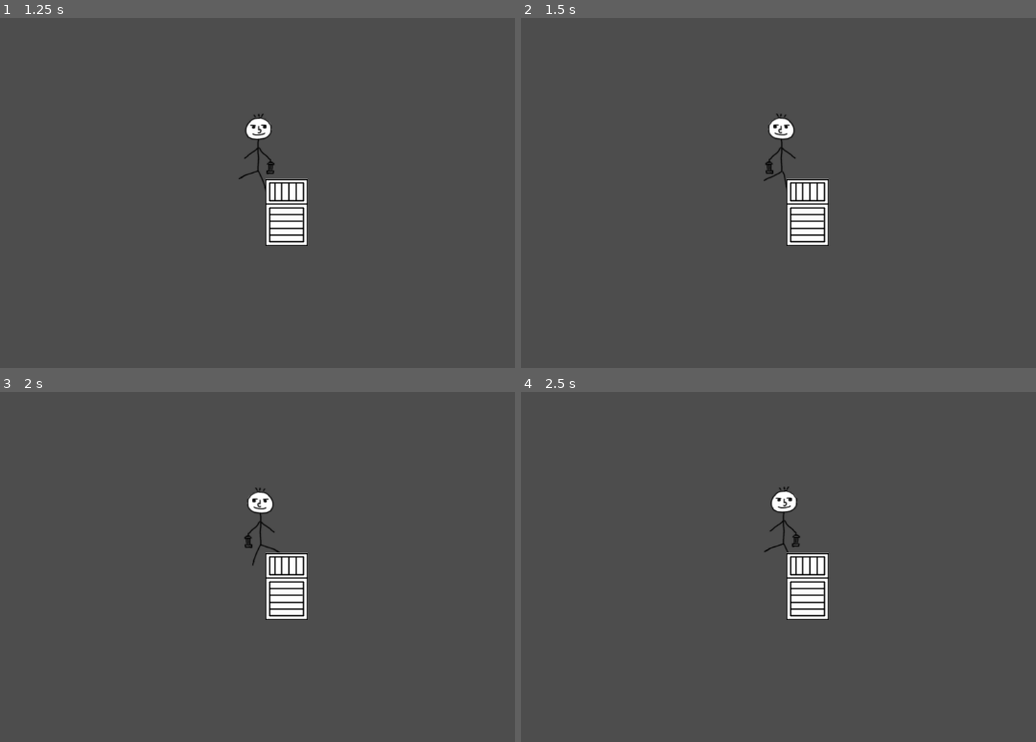
Above: before the commit, frames 1-4 (two rows, left to right).
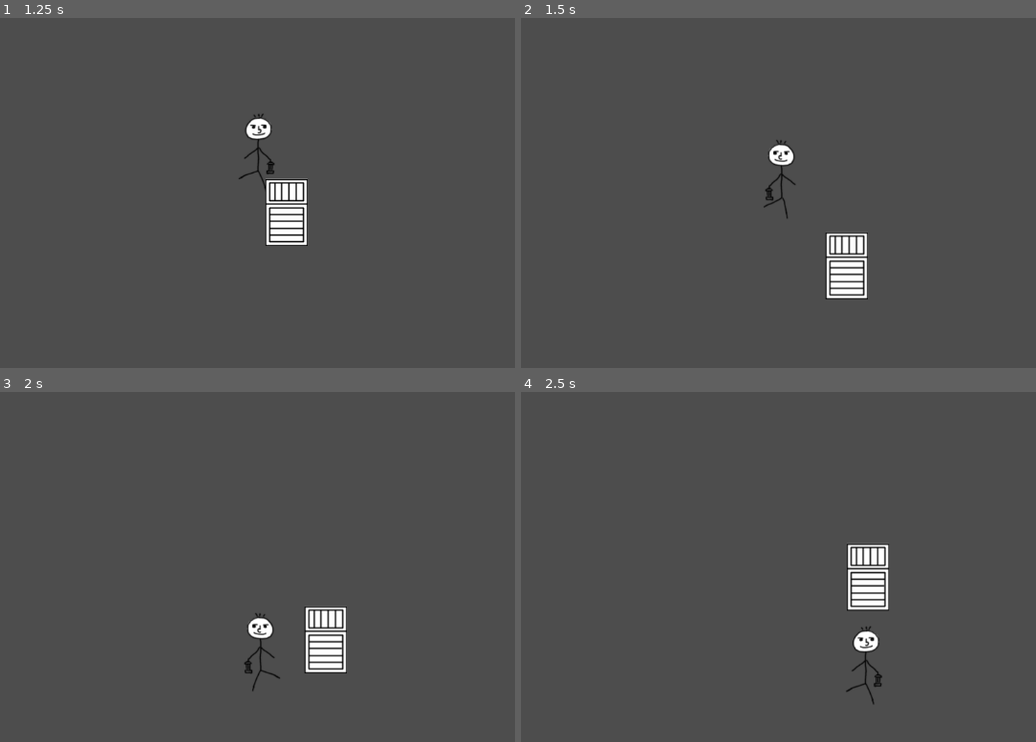
Above: after the commit, the same moments.

Repository: tvardero/pirate-gamejam-15
Game: Godot game, scene res://scenes/world/SampleLevel.tscn
The game is run twice, just before and just after one commit, with the same random seed, the same clock (stepped at 60 frames per second) and the same inputs.
Inputs (mouse positions are in pixels of both pictures, inside the frame that each line leads up to):
- Up to frame 1 (1.25 s): move the mouse to (458, 210) at 0.52 s; hold D (move_right) from 0.53 s (still down); tap E (interaction) at 0.6 s; click (458, 210) at 0.67 s
- Up to frame 2 (1.5 s): move the mouse to (660, 252) at 1.27 s; release D (move_right) at 1.28 s; hold S (move_down) from 1.28 s (still down); tap E (interaction) at 1.35 s
- Up to frame 3 (2 s): keep holding S (move_down)
- Up to frame 4 (2.5 s): move the mouse to (891, 511) at 2.02 s; release S (move_down) at 2.03 s; hold D (move_right) from 2.03 s (still down); tap Tab (lantern) at 2.1 s; tap E (interaction) at 2.3 s

Frame 1 is identical in both runs. In frame 2, 3.3% of the frame differs, in the area x 47-68%, y 27-81%; in frame 3, 3.4%; in frame 4, 3.5%, in the area x 47-72%, y 26-90%.

Commit message:
Add player interaction with objects

Diff:
--- a/scenes/characters/player/Player.gd
+++ b/scenes/characters/player/Player.gd
@@ -5,8 +5,8 @@
 var is_sprinting: bool = false;
 
 @export var walk_speed: float = 5;
-
 @export var sprint_speed: float = 12;
+@onready var _interaction_area: Area2D = $"InteractionArea";
 
 var _sprint_to_walk_ratio:
 	get: return sprint_speed / walk_speed;
@@ -20,9 +20,22 @@
 	move_and_collide(velocity);
 	_set_animations();
 
-func try_interact() -> bool:
-	print("todo: interaction")
-	return false;
+func try_interact() -> Node2D:
+	var _sort_interactables_by_dist = func(a: Interactable, b: Interactable) -> bool:
+		var lensq_a = (a.position - position).length_squared();
+		var lensq_b = (b.position - position).length_squared();
+		return lensq_a <= lensq_b;
+
+	var areas = _interaction_area.get_overlapping_areas();
+	if len(areas) == 0:
+		return null;
+
+	var interactables = areas.map(func(area): return area.get_parent() as Interactable).filter(func(i): return i != null);
+	interactables.sort_custom(_sort_interactables_by_dist);
+
+	var closest_interactable = interactables[0] as Interactable;
+	closest_interactable.interact(self);
+	return closest_interactable.get_parent();
 
 func _set_animations():
 	var is_walking = input_movement_vector != Vector2.ZERO;
--- a/scenes/characters/player/Player.tscn
+++ b/scenes/characters/player/Player.tscn
@@ -205,9 +205,12 @@
 states/walking/position = Vector2(601.333, 100.667)
 transitions = ["Start", "idle", SubResource("AnimationNodeStateMachineTransition_iqj00"), "idle", "walking", SubResource("AnimationNodeStateMachineTransition_qcblo"), "walking", "idle", SubResource("AnimationNodeStateMachineTransition_530g2")]
 
+[sub_resource type="CircleShape2D" id="CircleShape2D_r2toq"]
+radius = 80.0
+
 [node name="Player" type="CharacterBody2D"]
 collision_layer = 3
-collision_mask = 15
+collision_mask = 3
 motion_mode = 1
 script = ExtResource("1_kqidl")
 
@@ -235,3 +238,11 @@
 parameters/conditions/is_walking = false
 parameters/idle/blend_position = 0.0
 parameters/walking/blend_position = 0
+
+[node name="InteractionArea" type="Area2D" parent="."]
+collision_layer = 0
+collision_mask = 4
+
+[node name="CollisionShape2D" type="CollisionShape2D" parent="InteractionArea"]
+shape = SubResource("CircleShape2D_r2toq")
+debug_color = Color(0, 0.6, 0, 0.419608)
Not shown: 1 places in scenes/characters/player/Player.tscn that only renumber resources
